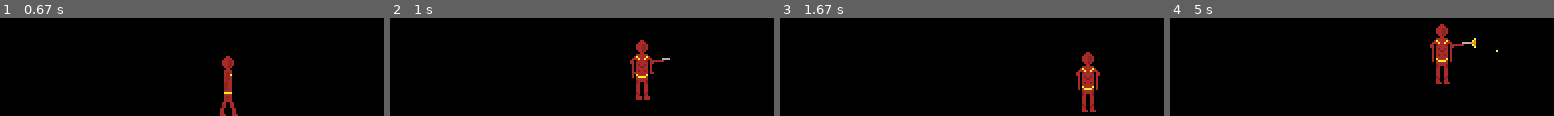
Above: before the commit, frames 1-4 (left to right).
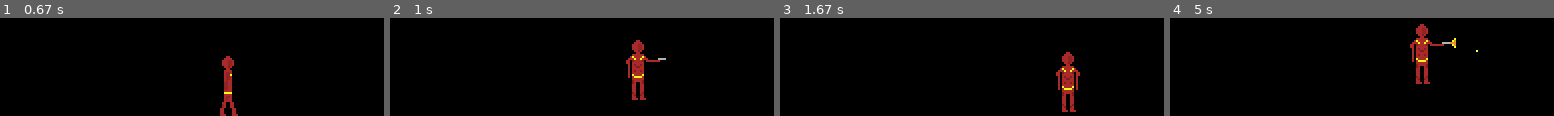
Above: after the commit, the same moments.

Repository: aavina/jubal-pygame
Game: pygame game, started from Game.py
Same seed, same stepped clock (60 frames per second), same inputs: the game is played once before the commit and once after it.
Inputs:
- Up to frame 1 (0.67 s): hold Right from 0.33 s (still down)
- Up to frame 2 (1 s): release Right at 0.8 s; hold Up from 0.83 s (still down); tap Space at 0.9 s
- Up to frame 3 (1.67 s): release Up at 1.13 s; hold Right 1.17-1.63 s; tap Space at 1.23, 1.53 s
- Up to frame 4 (5 s): hold Left 1.67-2.2 s; tap Space at 1.73, 2.03, 2.3, 2.6, 2.73, 3.13, 3.43, 3.8, 4.1, 4.3, 4.6, 4.8 s; hold Left 2.23-2.63 s; hold Up 2.67-3.03 s; hold Right 3.07-3.7 s; hold Left 3.73-4.2 s; hold Right 4.23-4.7 s; hold Up from 4.73 s (still down)

Frame 1 is identical in both runs. In frame 2, 2.2% of the frame differs, in the area x 61-73%, y 22-84%; in frame 3, 3.7%; in frame 4, 3.9%, in the area x 62-86%, y 6-68%.

Commit message:
Fixed a bug where character moved when shooting

Diff:
--- a/Player.py
+++ b/Player.py
@@ -60,7 +60,7 @@
 			self.graphics['right_walk'].blit(self.displaysurf, self.position)
 
         # Handle jumping
-		if self.jumping:
+		if self.jumping and not self.shooting:
 			dirstr = ''
 			if self.facingRight:
 				dirstr = 'jump_right'
@@ -68,7 +68,7 @@
 				dirstr = 'jump_left'
 			self.graphics[dirstr].play()
 			self.graphics[dirstr].blit(self.displaysurf, self.position)
-		elif self.falling:
+		elif self.falling and not self.shooting:
 			if self.facingRight:
 				self.displaysurf.blit(self.imagesdict['j_rightface'],self.position)
 			else:
@@ -86,12 +86,12 @@
 
 	def update(self):
 		# Check if moving horizontally
-		if self.direction == LEFT:
+		if self.direction == LEFT and not self.shooting:
 			mv_x = self.position[0] - kWalkSpeed
 			mv_y = self.position[1]
 			if(mv_x > 0):
 				self.position = (mv_x, mv_y)
-		elif self.direction == RIGHT:
+		elif self.direction == RIGHT and not self.shooting:
 			mv_x = self.position[0] + kWalkSpeed
 			mv_y = self.position[1]
 			if((mv_x + self.len_sprt_x) < self.screen_x):
